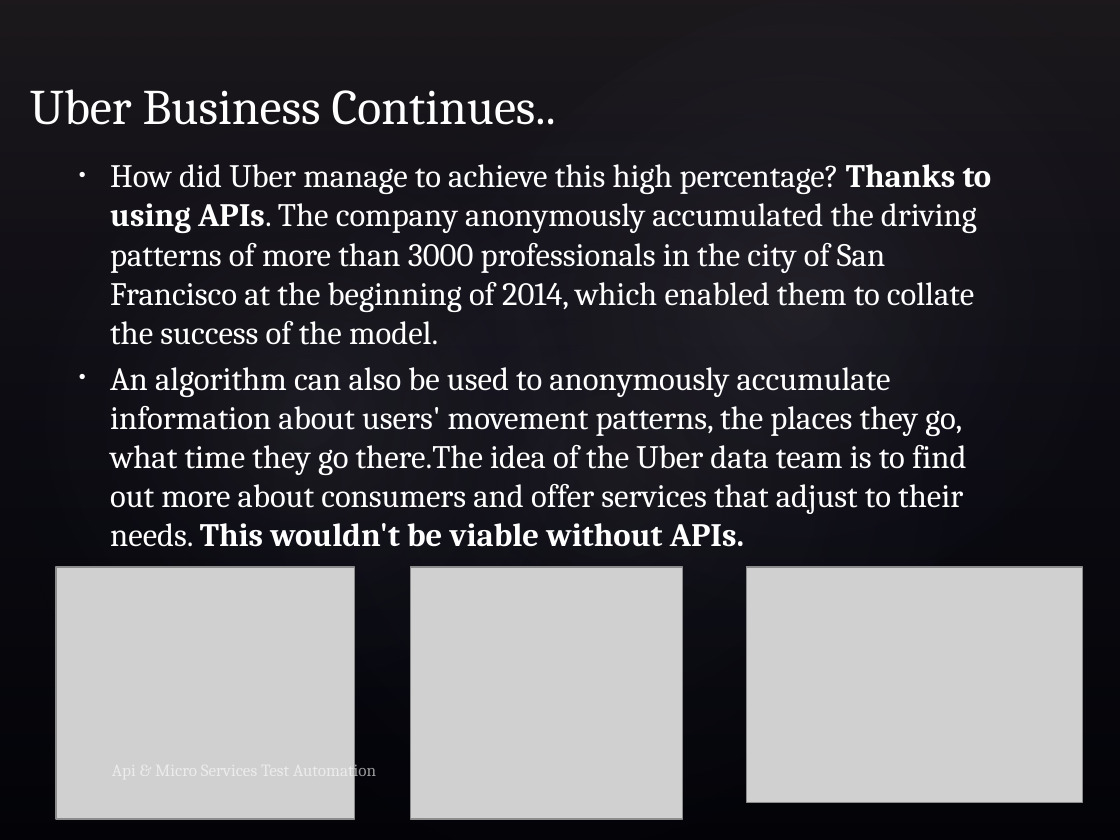
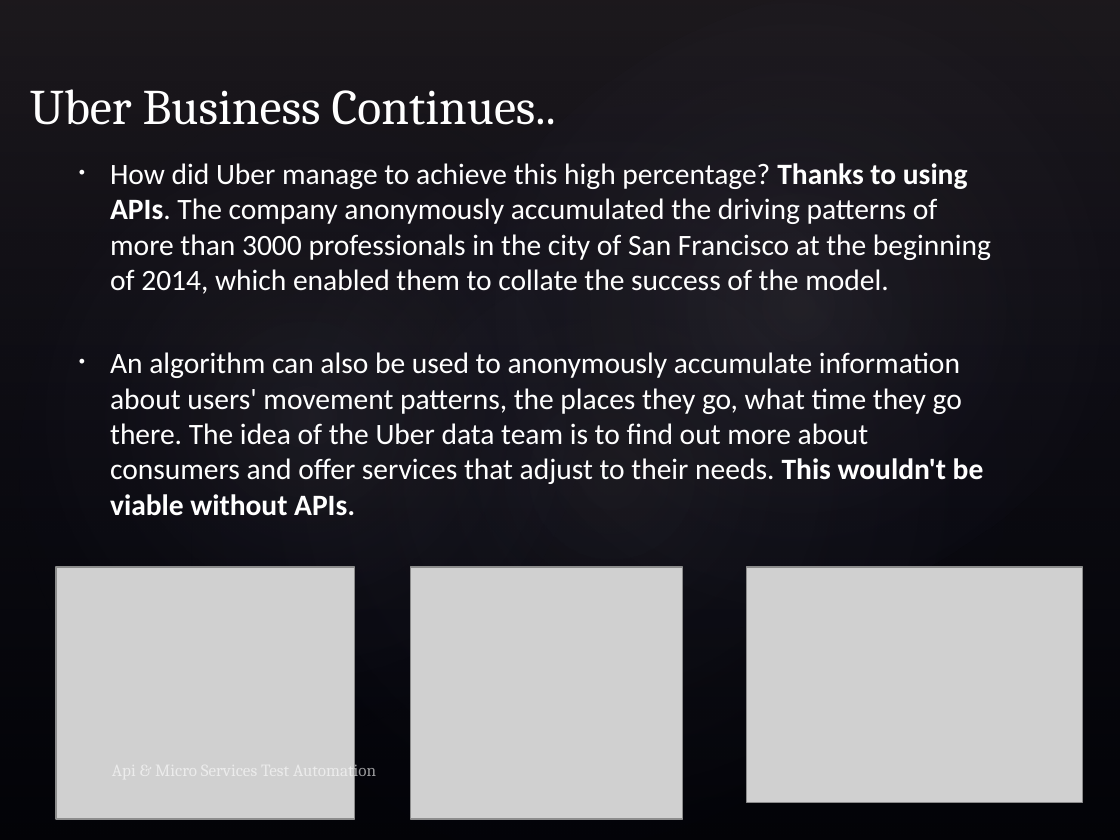
Before and after one commit to shreekhedkar/Docs, a slide deck: slide 10 of Ppt/APICourse.pptx. Drawn at 1120x840 pixels with LibreOffice and Linux fonts; fonts in the diff are those of the drawing; grey boxes stand for pictures; background and template pictures are left out. Boxes give left, top, right and bottom in pixels: in the first picture for what was removed or moved away, otherwise in the second. Text is boxed around its words. In the diff, an @@ line names an element or a change of style, - is before the commit and + after.

```diff
--- a/Ppt/APICourse.pptx
+++ b/Ppt/APICourse.pptx
@@ text at [110,163,991,294]: size 21 to 19 pt, font Cambria to Calibri in "How did Uber manage to achieve this ..." @@
@@ text at [110,352,984,516]: text changed; size 21 to 19 pt; font Cambria to Calibri @@
-• An algorithm can also be used to anonymously accumulate information about users' movement patterns, the places they go, what time they go there.The idea of the Uber data team is to find out more about consumers and offer services that adjust to their needs. This wouldn't be viable without APIs.
+• An algorithm can also be used to anonymously accumulate information about users' movement patterns, the places they go, what time they go there. The idea of the Uber data team is to find out more about consumers and offer services that adjust to their needs. This wouldn't be viable without APIs.
```
Also in this commit, not shown: 6 other slides changed, 5 slides added, 1 slide removed, 36 other files.
